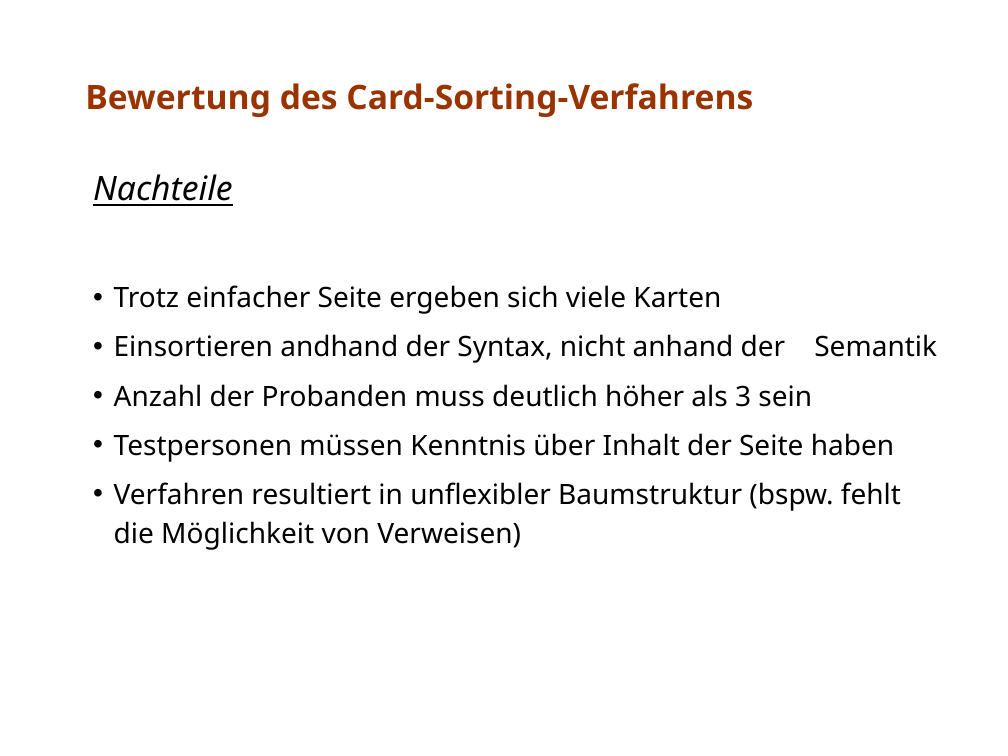
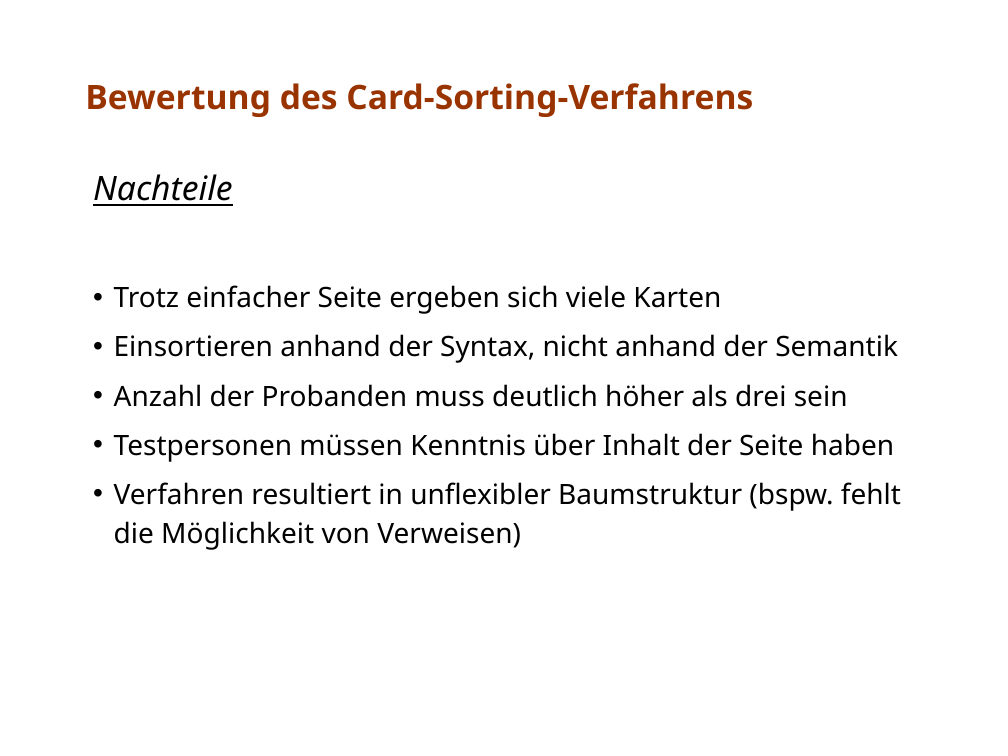
Before and after one commit to stzschoppe/sw-ergonomie, a slide deck: slide 9 of aufgabe17/doc/team17.ppt (slide 8 before the commit). Drawn at 1008x756 pixels with LibreOffice and Linux fonts; fonts in the diff are those of the drawing. Boxes give left, top, right and bottom in pixels: in the first picture for what was removed or moved away, otherwise in the second. Text is boxed around its words. In the diff, an @@ line names an element or a change of style, - is before the commit and + after.

```diff
--- a/aufgabe17/doc/team17.ppt
+++ b/aufgabe17/doc/team17.ppt
@@ text at (114,334,898,407): text changed @@
-• Einsortieren andhand der Syntax, nicht anhand der Semantik
-• Anzahl der Probanden muss deutlich höher als 3 sein
+• Einsortieren anhand der Syntax, nicht anhand der Semantik
+• Anzahl der Probanden muss deutlich höher als drei sein
```
Also in this commit, not shown: 3 other slides changed, 1 slide added, 1 slide removed, 2 other files.
